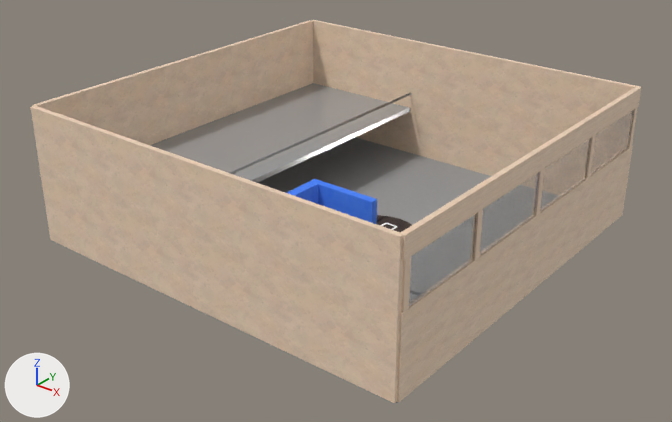
Two versions of the Blender file apps/website/sources/clubhouse/clubhouse.blend, one commit apart.
The view is the same before and after, from a camera (50 mm lens) standing at (28.9, -40.0, 25.5) and looking at (-2.1, -1.2, 1.5). The lights are fixed; the arrows at lower left show +X, +Y and +Z. The older version comes first.

In view in the first picture: 'VIS_balcony_west', 'VIS_floor', 'VIS_stairs_divider', 'VIS_wall_east_glass_1', 'VIS_wall_east_glass_2', 'VIS_wall_east_glass_3', 'VIS_wall_east_glass_4', 'VIS_wall_east_lintel', 'VIS_wall_east_sill', 'VIS_wall_north', 'VIS_wall_south', 'VIS_wall_west' and 8 more.
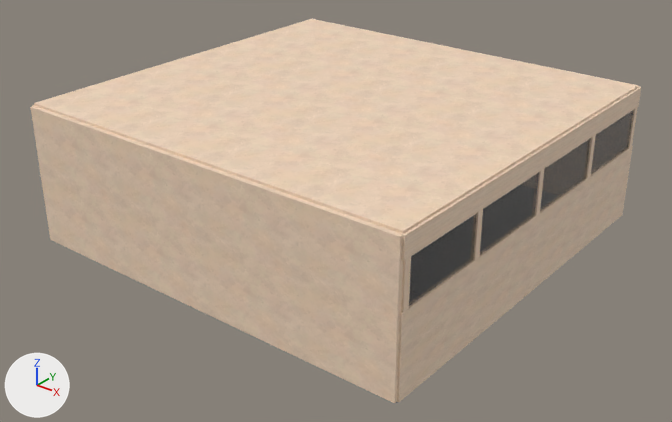
What differs and where, as boxes [x1, y1, x2, y2] in the pictures (672 x 422 px):
'VIS_ceiling', added (beige)
    after: [34, 19, 639, 233]
'VIS_wall_north', unchanged, covered by the edit
    before: [312, 20, 640, 176]
'VIS_wall_west', unchanged, covered by the edit
    before: [32, 20, 313, 145]
'VIS_balcony_west', unchanged, covered by the edit
    before: [150, 83, 410, 183]
'VIS_floor', unchanged, covered by the edit
    before: [258, 137, 491, 403]

Patch to the scene script:
```diff
--- a/apps/website/sources/clubhouse/clubhouse.blend.py
+++ b/apps/website/sources/clubhouse/clubhouse.blend.py
@@ me_plane_002 @@
+me_plane_002.from_pydata(...)  # a box spanning x -15.0..10.0, y -12.0..12.0, z 8.0..8.3
+me_plane_002.materials.append(mat_concretewall)
@@ ob_vis_ceiling @@
+ob_vis_ceiling = bpy.data.objects.new('VIS_ceiling', me_plane_002)
+ob_vis_ceiling.location = (0.0, 0.0, 0.0)
```
